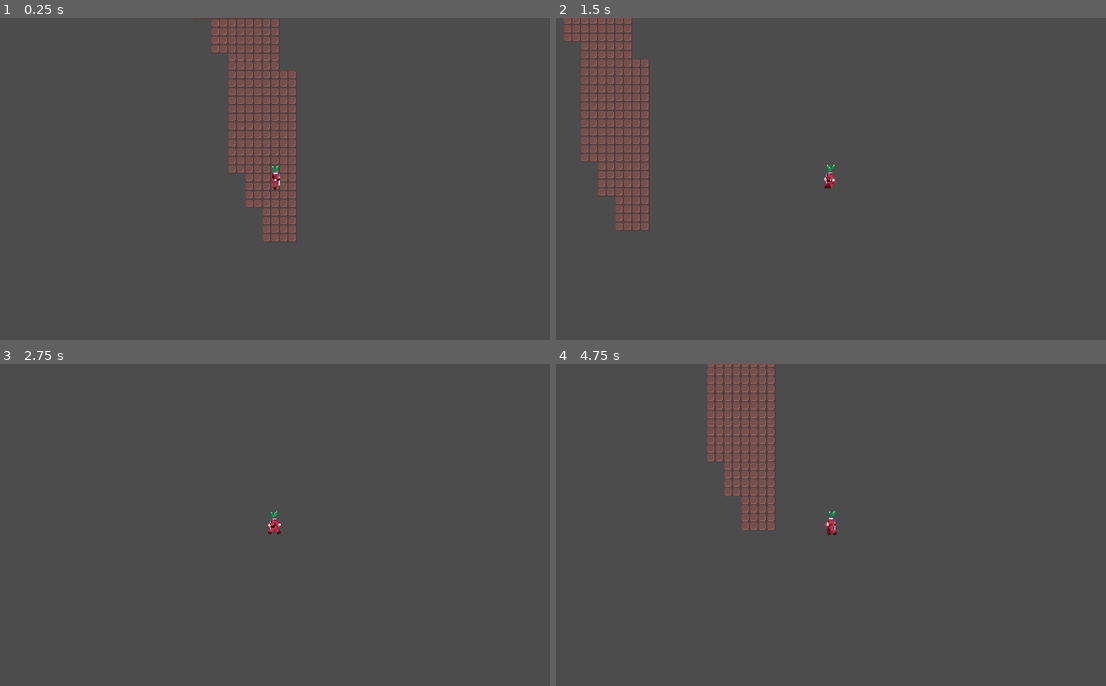
Above: before the commit, frames 1-4 (two rows, left to right).
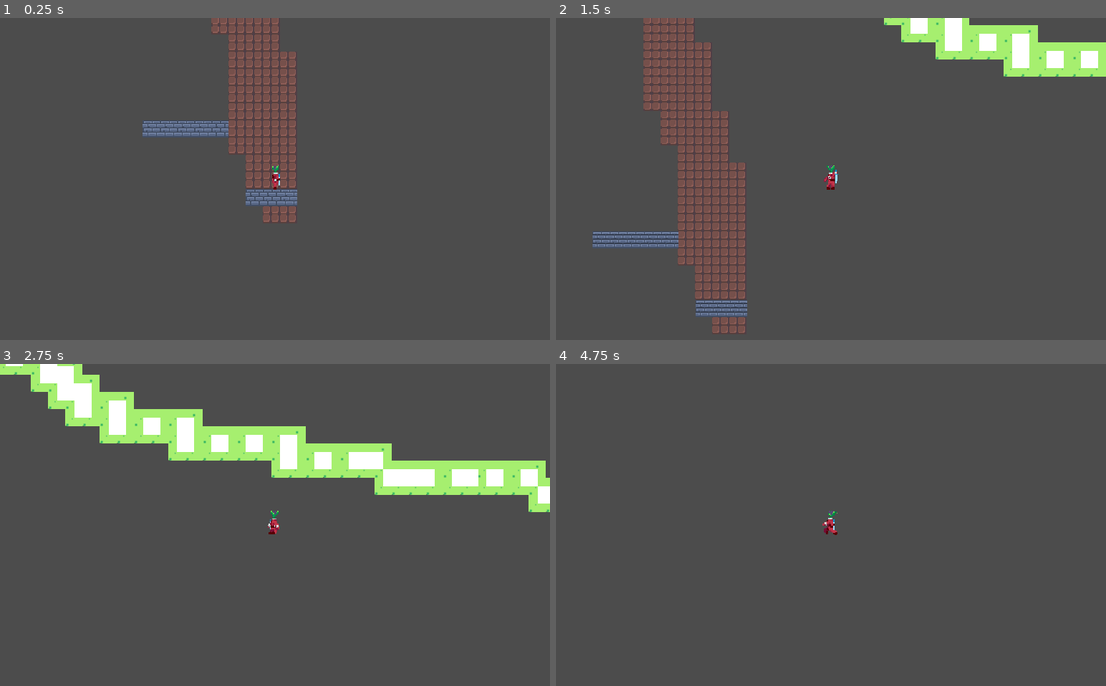
Above: after the commit, the same moments.

Repository: aayushrh/pikmin-Idea
Game: Godot game, scene res://World/Node2D.tscn
Same seed, same stepped clock (60 frames per second), same inputs: the game is played once before the commit and once after it.
Inputs (mouse positions are in pixels of both pictures, inside the frame that each line leads up to):
- Up to frame 1 (0.25 s): no input
- Up to frame 2 (1.5 s): move the mouse to (952, 162) at 0.52 s; hold D (game_right) 0.53-1.28 s; tap Space (dash) at 0.6 s; move the mouse to (721, 195) at 1.27 s; hold S (game_down) from 1.28 s (still down); click (721, 195) at 1.35 s
- Up to frame 3 (2.75 s): tap Space (dash) at 1.55, 2.1 s; move the mouse to (330, 454) at 2.02 s; release S (game_down) at 2.03 s; hold D (game_right) from 2.03 s (still down)
- Up to frame 4 (4.75 s): move the mouse to (803, 589) at 2.77 s; release D (game_right) at 2.78 s; hold W (game_up) 2.78-3.53 s; right-click (803, 589) at 2.85 s; tap Space (dash) at 3.05, 3.8, 4.55 s; move the mouse to (996, 573) at 3.52 s; hold A (game_left) from 3.53 s (still down); tap - (zoom_in) at 3.6 s; move the mouse to (666, 476) at 4.27 s; tap = (zoom_out) at 4.35 s

The runs differ from the first frame. In frame 1, 3.4% of the frame differs, in the area x 25-55%, y 0-70%; in frame 2, 17%, in the area x 1-100%, y 0-98%; in frame 3, 12%; in frame 4, 3.9%.

Commit message:
Jumping

Diff:
--- a/Player.gd
+++ b/Player.gd
@@ -8,6 +8,8 @@
 export(int) var DASH_SPEED = 2000
 export(float) var DASH_TIME = 1.5
 export(float) var DASH_COOLDOWN = 1
+export(int) var GRAVITY = 9
+export(int) var JUMP = 350
 
 var can_dash = true
 
@@ -61,15 +63,17 @@
 		#timer.start(0.6)
 		$SwordTimer.start(0.5)
 
-	if(Input.is_action_just_pressed("dash") and can_dash):
+	if(Input.is_action_just_pressed("dash") and can_dash and abs(velocity.y) > 0.1 ):
 		playerState = "Dash"
 		can_dash = false
 		$DashTimer.start(DASH_TIME/100)
 		$DashCooldown.start(DASH_COOLDOWN)
+	elif(Input.is_action_just_pressed("dash") and can_dash and abs(velocity.y) <= 0.1):
+		velocity.y -= JUMP
 
 	var input_vector = Vector2.ZERO
 	input_vector.x = Input.get_action_strength("game_right") - Input.get_action_strength("game_left")
-	input_vector.y = Input.get_action_strength("game_down") - Input.get_action_strength("game_up")
+	#input_vector.y = Input.get_action_strength("game_down") - Input.get_action_strength("game_up")
 	input_vector.normalized()
 
 	if(input_vector != Vector2.ZERO):
@@ -82,13 +86,13 @@
 		velocity *= speedMult
 	else:
 		state.travel("Idle")
-	velocity *= FRICTION
-
+	velocity.x *= FRICTION
+	velocity.y += GRAVITY
 	velocity = move_and_slide(velocity)
 
 func _dash(delta):
 	state.travel("Dash")
-	var input_vector = velocity.normalized()
+	var input_vector = (get_global_mouse_position() - global_position).normalized()
 	input_vector *= DASH_SPEED * 100
 	move_and_slide(input_vector * delta)
 
--- a/Player/Player.tscn
+++ b/Player/Player.tscn
@@ -441,19 +441,13 @@
 switch_mode = 2
 
 [sub_resource type="AnimationNodeStateMachineTransition" id=43]
-switch_mode = 2
 
 [sub_resource type="AnimationNodeStateMachineTransition" id=44]
-switch_mode = 2
 
 [sub_resource type="AnimationNodeStateMachineTransition" id=51]
 switch_mode = 2
 
 [sub_resource type="AnimationNodeStateMachineTransition" id=52]
-switch_mode = 2
-
-[sub_resource type="AnimationNodeStateMachineTransition" id=62]
-switch_mode = 2
 
 [sub_resource type="AnimationNodeStateMachine" id=21]
 states/Attack/node = SubResource( 37 )
@@ -475,8 +469,8 @@
 height = 3.94196
 
 [sub_resource type="CapsuleShape2D" id=28]
-radius = 12.0
-height = 6.00002
+radius = 3.99951
+height = 13.9983
 
 [node name="Player" type="KinematicBody2D"]
 collision_layer = 3
--- a/World/Node2D.tscn
+++ b/World/Node2D.tscn
@@ -18,12 +18,13 @@
 tile_set = ExtResource( 4 )
 cell_size = Vector2( 16, 16 )
 format = 1
+tile_data = PoolIntArray( -2293749, 1, 0, -2293748, 1, 0, -2293747, 1, 0, -2293746, 1, 0, -2293745, 1, 0, -2031599, 1, 0, -2031598, 1, 0, -2031597, 1, 0 )
 
 [node name="Player" parent="." instance=ExtResource( 1 )]
 position = Vector2( 298, -525 )
 ACCELERATION = 1000
 MAX_SPEED = 100
-DASH_SPEED = 700
+DASH_SPEED = 2100
 DASH_TIME = 10.0
 DASH_COOLDOWN = 0.45
 
--- a/World/Swampy.tscn
+++ b/World/Swampy.tscn
@@ -3,17 +3,16 @@
 [ext_resource path="res://World/Swampy.gd" type="Script" id=1]
 
 [sub_resource type="RectangleShape2D" id=1]
-extents = Vector2( 16, 16 )
+extents = Vector2( 8, 8 )
 
 [node name="Swampy" type="Node2D"]
 script = ExtResource( 1 )
 
 [node name="ColorRect" type="ColorRect" parent="."]
-margin_left = -16.0
-margin_top = -16.0
-margin_right = 16.0
-margin_bottom = 16.0
-color = Color( 0, 0.913725, 0.411765, 0.301961 )
+margin_left = -8.0
+margin_top = -8.0
+margin_right = 8.0
+margin_bottom = 8.0
 
 [node name="Area2D" type="Area2D" parent="."]
 collision_layer = 2
